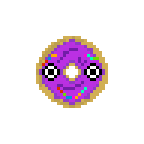
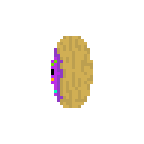
Layer changes from the first 144px x 144px image to the second:
showed "sideway" (2nd of 3, in "Idle") over [51, 36, 93, 108]
hid "foward" (2nd of 4, in "Idle") over [36, 36, 108, 108]
